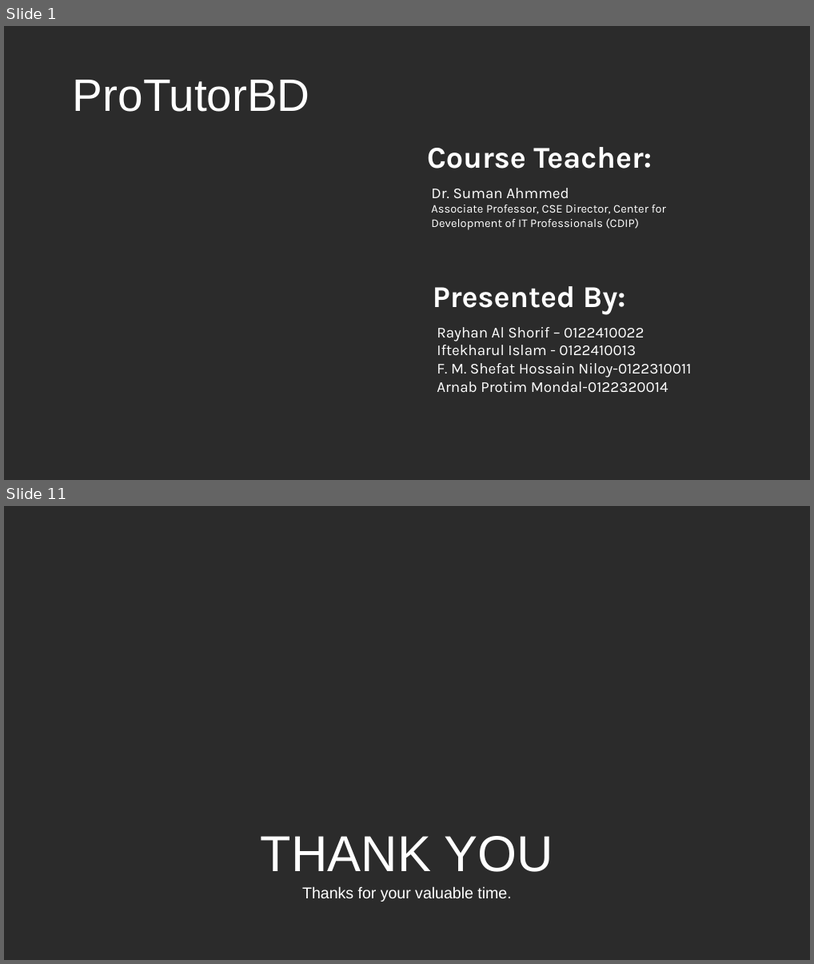
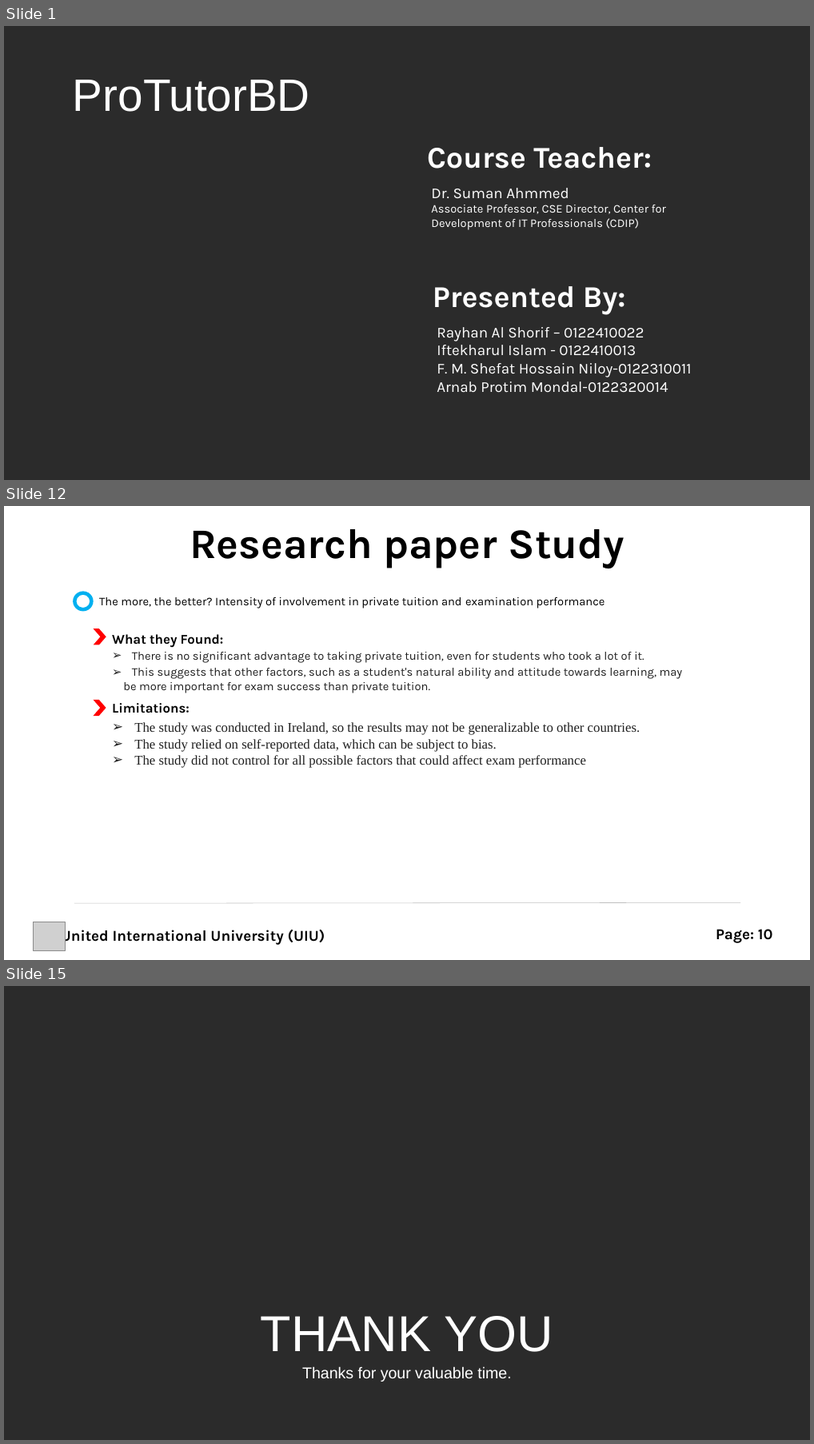
Before and after one commit to rayhanalshorif133/MSCSE-UIU, a slide deck: CSE-6159-SSA/ProTutorBD.pptx. Shown one above the other, each under a label of ours: slides 1 and 11 before the commit, slides 1, 12 and 15 after it; the slides between them are not shown. The pictures are 814x964 and 814x1444 pixels, drawn with LibreOffice and Linux fonts; fonts in the diff are those of the drawing; grey boxes stand for pictures; background and template pictures are left out; a plain dark background stands for a picture behind light text. Boxes give left, top, right and bottom in pixels: in the first picture for what was removed or moved away, otherwise in the second. Text is boxed around its words. In the diff, an @@ line names an element or a change of style, - is before the commit and + after.

```diff
--- a/CSE-6159-SSA/ProTutorBD.pptx
+++ b/CSE-6159-SSA/ProTutorBD.pptx
@@ slide 12 added at (x1=4, y1=506, x2=810, y2=960), background #FFFFFF @@
@@ text added at (x1=190, y1=529, x2=626, y2=568), 50 pt, text #000000, bold @@
+Research paper Study
@@ donut added at (x1=73, y1=592, x2=94, y2=612), fill #00B0F0 @@
@@ text added at (x1=99, y1=597, x2=606, y2=608), 14 pt, text #000000 @@
+The more, the better? Intensity of involvement in private tuition and examination performance
@@ chevron added at (x1=94, y1=629, x2=106, y2=645), fill #FF0000 @@
@@ text added at (x1=112, y1=634, x2=224, y2=648), 16 pt, text #000000, bold @@
+What they Found:
@@ text added at (x1=123, y1=652, x2=683, y2=693), 14 pt, text #1F1F1F @@
+➢ There is no significant advantage to taking private tuition, even for students who took a lot of it.
+➢ This suggests that other factors, such as a student's natural ability and attitude towards learning, may be more important for exam success than private tuition.
@@ chevron added at (x1=93, y1=700, x2=106, y2=716), fill #FF0000 @@
@@ text added at (x1=112, y1=703, x2=190, y2=713), 16 pt, text #000000, bold @@
+Limitations:
@@ text added at (x1=134, y1=722, x2=641, y2=768), 16 pt, text #1F1F1F @@
+➢ The study was conducted in Ireland, so the results may not be generalizable to other countries.
+➢ The study relied on self-reported data, which can be subject to bias.
+➢ The study did not control for all possible factors that could affect exam performance
@@ line added from (74, 903) to (741, 902), #BFBFBF 0.5 pt @@
@@ picture added at (x1=34, y1=922, x2=65, y2=950) @@
@@ text added at (x1=61, y1=927, x2=326, y2=945), 18 pt, text #000000, bold @@
+United International University (UIU)
@@ text added at (x1=716, y1=928, x2=774, y2=943), 18 pt, text #000000, bold @@
+Page: 10
@@ what was slide 11 is now slide 15 @@
```
Also in this commit, not shown: 7 slides changed, 5 other slides added, 2 slides removed.
